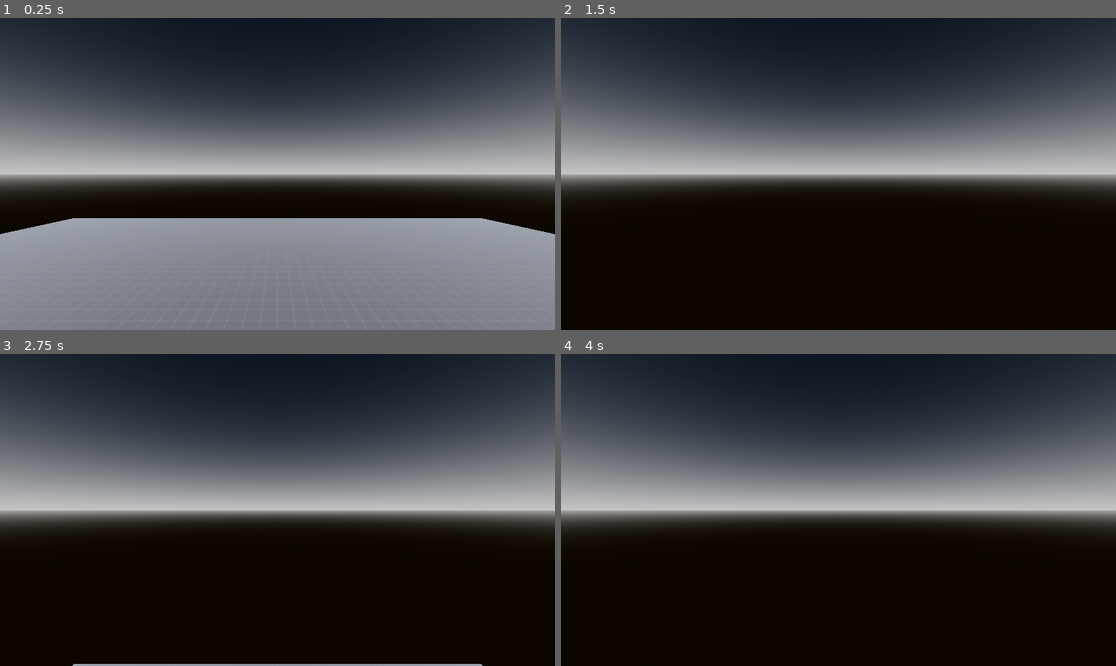
Above: before the commit, frames 1-4 (two rows, left to right).
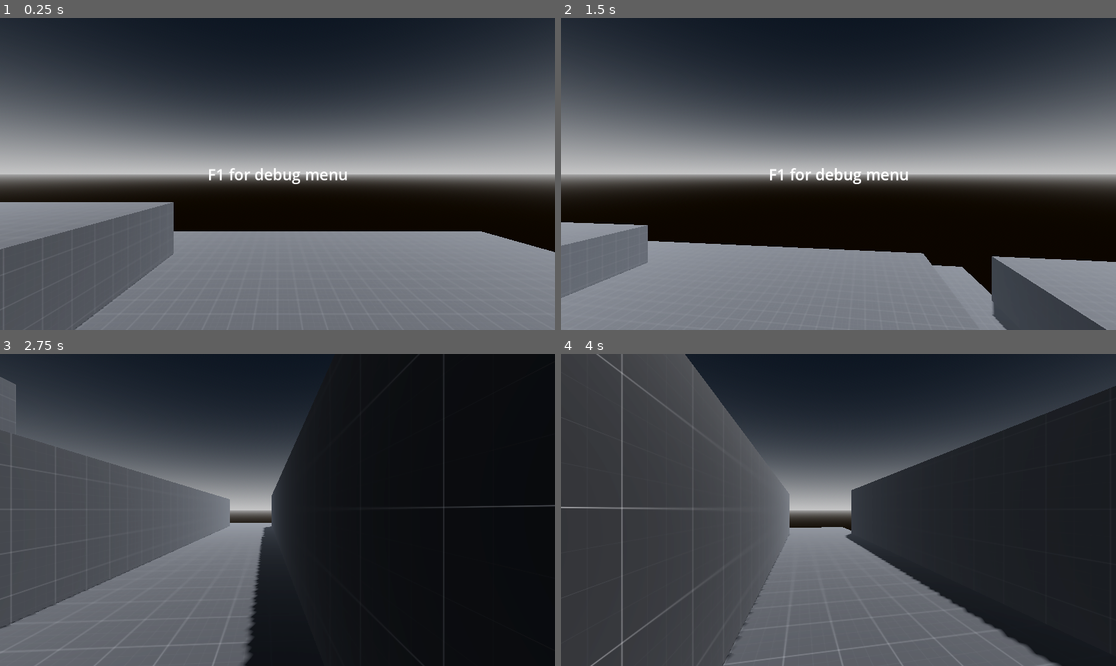
Above: after the commit, the same moments.

Repository: Azsxa10000/passy
Game: Godot game, scene res://World/sandbox.tscn
Same seed, same stepped clock (60 frames per second), same inputs: the game is played once before the commit and once after it.
Inputs (mouse positions are in pixels of both pictures, inside the frame that each line leads up to):
- Up to frame 1 (0.25 s): no input
- Up to frame 2 (1.5 s): move the mouse to (960, 158) at 0.52 s; hold D (move_right) 0.53-1.28 s; hold Shift (sprint) 0.53-1.28 s; click (960, 158) at 0.67 s; tap Space (jump) at 0.77, 0.8, 1.07, 1.35 s; move the mouse to (727, 189) at 1.27 s; hold S (move_backward) from 1.28 s (still down); click (727, 189) at 1.42 s
- Up to frame 3 (2.75 s): tap Space (jump) at 1.52, 1.82, 2.3 s; tap Shift (sprint) at 1.55 s; move the mouse to (333, 441) at 2.02 s; release S (move_backward) at 2.03 s; hold D (move_right) from 2.03 s (still down); hold Shift (sprint) from 2.03 s (still down); click (333, 441) at 2.17 s
- Up to frame 4 (4 s): move the mouse to (810, 572) at 2.77 s; release D (move_right) at 2.78 s; release Shift (sprint) at 2.78 s; hold W (move_forward) 2.78-3.53 s; tap Shift (sprint) at 2.85 s; click (810, 572) at 2.92 s; tap Space (jump) at 3.02, 3.32, 3.6, 3.77 s; move the mouse to (1005, 556) at 3.52 s; hold A (move_left) from 3.53 s (still down); click (1005, 556) at 3.67 s

The runs differ from the first frame. In frame 1, 14% of the frame differs, in the area x 0-100%, y 48-100%; in frame 2, 26%; in frame 3, 57%; in frame 4, 70%, in the area x 0-100%, y 0-100%.

Commit message:
Turn 1: Basic Character Controller Basic map basic mouse mode changing behavior on alt+tab, esc, or clicking onto window

Diff:
--- a/Characters/base_character_body.gd
+++ b/Characters/base_character_body.gd
@@ -1,3 +1,4 @@
+class_name BaseCharacter
 extends CharacterBody3D
 
 const _max_possible_velocity := Globals.max_possible_velocity ## Max possible velocity in meters per second
--- a/Characters/player_character.gd
+++ b/Characters/player_character.gd
@@ -1,8 +1,14 @@
-extends "res://Characters/base_character_body.gd"
+extends BaseCharacter
+# custom class_name from base_character.gd
+# all code from BaseCharacter and acts like all code was placed here
 
 @export var max_speed := 6.0
 @export var max_sprint_speed := 10.0
+@export var acceleration : float = 10.0 ##fraction of a second until max speed is reached
 
+
+# jump logic done by mimmicking irl phyiscs equations, no touchy unless you know what you're doing, just adjust these export
+# values ehre and dont touch anything else relatated to jump physics
 @export_category("jumps")
 @export var jump_height := 3.0 ## height in meters for character to jump
 @export var jump_peak_time:float ## time in seconds to reach peak of jump
@@ -15,7 +21,6 @@
 @onready var fall_gravity = (-2.0*jump_height) / pow(fall_time,2)
 @onready var fast_fall := false
 
-
 var can_double_jump:= true
 
 
@@ -25,14 +30,11 @@
 	elif can_double_jump: # not on floor but can double jump
 		can_double_jump = false
 		jump()
+
 func jump(): ## performs actual jump in physics
 	velocity.y = jump_velocity
 
-func _input(event: InputEvent) -> void:
-	if event.is_action_released("jump"):
-		fast_fall = true
-
-func get_grav() -> float:
+func get_grav() -> float: ## allows for different gravity during fall and jump
 	if velocity.y > 0 and not fast_fall:
 		return jump_gravity
 	else:
@@ -40,13 +42,25 @@
 
 
 
+func _input(event: InputEvent) -> void:
+	if event is InputEventMouseMotion:
+		var mouse_motion = event.relative
+		rotation_degrees.y -= event.relative.x * GameSettings.camera_sensivity
+	if event.is_action_released("jump") and velocity.y > 0:
+		fast_fall = true
+
+
+
 
 func _physics_process(delta: float) -> void:
 ############# Horizontal movement code
-	var input_dir : Vector2 = Input.get_vector("move_left","move_right","move_backward","move_backward")
-	var movement_dir : Vector3 = Vector3(input_dir.x, 0.0, input_dir.y)
+	var input_dir : Vector2 = Input.get_vector("move_left","move_right","move_forward","move_backward")
+	var movement_dir : Vector3 = Vector3(input_dir.x, 0.0, input_dir.y).rotated(Vector3.UP, rotation.y)
 
-
+	if Input.is_action_pressed("sprint") and input_dir.length() > 0:
+		velocity = velocity.lerp(Vector3(movement_dir.x * max_sprint_speed, velocity.y, movement_dir.z * max_sprint_speed),acceleration * delta)
+	else:
+		velocity = velocity.lerp(Vector3(movement_dir.x * max_speed, velocity.y, movement_dir.z * max_speed),acceleration * delta)
 
 ###########################
 
@@ -56,7 +70,7 @@
 		try_jump()
 
 	velocity.y += get_grav() * delta
-	print( velocity.length())
+
 
 	if is_on_floor(): ## jump code resetter
 		can_double_jump = true
@@ -70,6 +84,5 @@
 		_cap_velocity(delta)
 		# function cap_velocity() declared in base_character_body.gd
 		# allows for velocity capping and warning to be reused in different characters
-
 ####################################
 	move_and_slide() ## at bottom to allow for jump and movement code to be run at the same time and spot in code
--- a/Characters/player_character.tscn
+++ b/Characters/player_character.tscn
@@ -5,13 +5,16 @@
 
 [node name="PlayerCharacter" instance=ExtResource("1_4wfrc")]
 
-[node name="BaseCharacterBody" parent="." index="0"]
+[node name="BaseCharacterBody" parent="." index="0" groups=["PlayerCharacterBody"]]
 script = ExtResource("2_fg1pu")
 max_speed = 6.0
 max_sprint_speed = 10.0
+acceleration = 10.0
 jump_height = 3.0
-jump_peak_time = 0.2
-fall_time = 0.45
+jump_peak_time = 0.35
+fall_time = 0.3
 
-[node name="Camera3D" type="Camera3D" parent="BaseCharacterBody" index="2"]
+[node name="CameraRig" type="Node3D" parent="BaseCharacterBody" index="2"]
 transform = Transform3D(1, 0, 0, 0, 1, 0, 0, 0, 1, 0, 0.320212, 0)
+
+[node name="Camera3D" type="Camera3D" parent="BaseCharacterBody/CameraRig" index="0"]
--- /dev/null
+++ b/System/MouseCapturer.gd
@@ -0,0 +1,12 @@
+extends Node
+
+
+func _ready() -> void:
+	Input.mouse_mode = GameSettings.default_mouse_mode
+
+
+func _input(event: InputEvent) -> void:
+	if Input.mouse_mode == GameSettings.default_mouse_mode and event.is_action("alt_tab") or event.is_action("esc"):
+		Input.mouse_mode = Input.MOUSE_MODE_VISIBLE
+	if Input.mouse_mode == Input.MOUSE_MODE_VISIBLE and event is InputEventMouseButton:
+		Input.mouse_mode = GameSettings.default_mouse_mode
--- /dev/null
+++ b/System/debug.gd
@@ -0,0 +1,8 @@
+extends Node
+
+@onready var debug_menu : DebugMenu = get_tree().get_first_node_in_group("DebugMenu")
+
+
+func _input(event: InputEvent) -> void:
+	if event.is_action_pressed("debug_menu"):
+		debug_menu.visible = !debug_menu.visible
--- /dev/null
+++ b/System/game_settings.gd
@@ -0,0 +1,10 @@
+extends Node
+
+var camera_sensivity : float = 0.03 ## regular camera movement sensitivity
+var max_fps := 120
+
+@onready var default_mouse_mode : Input.MouseMode = Input.MOUSE_MODE_CAPTURED
+
+
+func _ready() -> void:
+	Engine.max_fps = max_fps
--- a/System/globals.gd
+++ b/System/globals.gd
@@ -1,3 +1,3 @@
 extends Node
 
-const max_possible_velocity := 1000.0 # max meters per second, multiply by delta
+const max_possible_velocity := 100.0 # max meters per frame for any BaseCharacterBody
--- /dev/null
+++ b/UI/debug_menu.gd
@@ -0,0 +1,18 @@
+class_name  DebugMenu
+extends Control
+
+@export var velocity_label : Label
+@onready var player_character : BaseCharacter = get_tree().get_first_node_in_group("PlayerCharacterBody")
+
+
+func update_velocity_label() -> void:
+	if player_character.is_node_ready():
+		velocity_label.text = str(
+		"velocity = ", player_character.velocity , "\n",
+		"length= ", player_character.velocity.length()
+)
+
+
+func _physics_process(delta: float) -> void:
+	if visible:
+		update_velocity_label()
--- /dev/null
+++ b/UI/debug_menu.tscn
@@ -0,0 +1,57 @@
+[gd_scene load_steps=3 format=3 uid="uid://c6jmea25tctnm"]
+
+[ext_resource type="Script" path="res://UI/debug_menu.gd" id="1_2ct3v"]
+
+[sub_resource type="LabelSettings" id="LabelSettings_6mjfh"]
+font_size = 24
+
+[node name="DebugMenu" type="Control" node_paths=PackedStringArray("velocity_label") groups=["DebugMenu"]]
+layout_mode = 3
+anchors_preset = 15
+anchor_right = 1.0
+anchor_bottom = 1.0
+grow_horizontal = 2
+grow_vertical = 2
+script = ExtResource("1_2ct3v")
+velocity_label = NodePath("Panel/VBoxContainer/Velocity")
+
+[node name="Panel" type="Panel" parent="."]
+layout_mode = 1
+anchors_preset = -1
+anchor_right = 1.0
+anchor_bottom = 1.0
+offset_left = 787.0
+offset_top = 15.0
+offset_right = -15.0
+offset_bottom = -303.0
+grow_horizontal = 2
+grow_vertical = 2
+
+[node name="VBoxContainer" type="VBoxContainer" parent="Panel"]
+layout_mode = 1
+anchors_preset = -1
+anchor_right = 1.0
+anchor_bottom = 1.0
+offset_left = 20.0
+offset_top = 10.0
+offset_right = -10.0
+offset_bottom = -10.0
+grow_horizontal = 2
+grow_vertical = 2
+
+[node name="Debug Menu" type="Label" parent="Panel/VBoxContainer"]
+layout_mode = 2
+text = "Debug Menu
+"
+label_settings = SubResource("LabelSettings_6mjfh")
+
+[node name="HSeparator2" type="HSeparator" parent="Panel/VBoxContainer"]
+layout_mode = 2
+
+[node name="Velocity" type="Label" parent="Panel/VBoxContainer"]
+layout_mode = 2
+text = "Velocity: ##.####
+Length: Vector3(##,##,##)"
+
+[node name="HSeparator" type="HSeparator" parent="Panel/VBoxContainer"]
+layout_mode = 2
--- /dev/null
+++ b/World/kill_floor.gd
@@ -0,0 +1,6 @@
+extends Area3D
+
+# temporily just changes position of character body to position of temp respawn point
+func _on_body_entered(body: Node3D) -> void:
+	if body in get_tree().get_nodes_in_group("PlayerCharacterBody"):
+		body.global_position = get_tree().get_first_node_in_group("RespawnPoint").global_position
--- a/World/sandbox.tscn
+++ b/World/sandbox.tscn
@@ -1,7 +1,50 @@
-[gd_scene load_steps=7 format=3 uid="uid://cxotw8dr4wc7k"]
+[gd_scene load_steps=14 format=3 uid="uid://cxotw8dr4wc7k"]
 
+[ext_resource type="PackedScene" uid="uid://c6jmea25tctnm" path="res://UI/debug_menu.tscn" id="1_6f4wk"]
 [ext_resource type="Texture2D" uid="uid://cnmmto0ya4mo3" path="res://prototype/kenney_prototype-textures/PNG/Dark/texture_01.png" id="1_lkil6"]
 [ext_resource type="PackedScene" uid="uid://d1x66e8s7vwp8" path="res://Characters/player_character.tscn" id="2_mnrcl"]
+[ext_resource type="Script" path="res://World/kill_floor.gd" id="3_j3le1"]
+
+[sub_resource type="Animation" id="Animation_xf6ks"]
+resource_name = "new_animation"
+length = 3.0
+step = 0.5
+tracks/0/type = "value"
+tracks/0/imported = false
+tracks/0/enabled = true
+tracks/0/path = NodePath("FadeTooltip/Label:modulate")
+tracks/0/interp = 2
+tracks/0/loop_wrap = true
+tracks/0/keys = {
+"times": PackedFloat32Array(0, 2, 3),
+"transitions": PackedFloat32Array(1, 0.217638, 1),
+"update": 0,
+"values": [Color(1, 1, 1, 1), Color(1, 1, 1, 1), Color(1, 1, 1, 0)]
+}
+
+[sub_resource type="Animation" id="Animation_gn31b"]
+length = 0.001
+tracks/0/type = "value"
+tracks/0/imported = false
+tracks/0/enabled = true
+tracks/0/path = NodePath("FadeTooltip/Label:modulate")
+tracks/0/interp = 1
+tracks/0/loop_wrap = true
+tracks/0/keys = {
+"times": PackedFloat32Array(0),
+"transitions": PackedFloat32Array(1),
+"update": 0,
+"values": [Color(1, 1, 1, 1)]
+}
+
+[sub_resource type="AnimationLibrary" id="AnimationLibrary_jgqvq"]
+_data = {
+"FadeTooltip": SubResource("Animation_xf6ks"),
+"RESET": SubResource("Animation_gn31b")
+}
+
+[sub_resource type="LabelSettings" id="LabelSettings_721gq"]
+font_size = 32
 
 [sub_resource type="ProceduralSkyMaterial" id="ProceduralSkyMaterial_tjgxp"]
 sky_top_color = Color(0.0515133, 0.0709212, 0.0979097, 1)
@@ -30,7 +73,38 @@
 albedo_texture = ExtResource("1_lkil6")
 uv1_triplanar = true
 
+[sub_resource type="BoxShape3D" id="BoxShape3D_t6l01"]
+size = Vector3(200, 1, 200)
+
 [node name="Sandbox" type="Node3D"]
+
+[node name="UI" type="CanvasLayer" parent="."]
+
+[node name="FadeTooltip" type="AnimationPlayer" parent="UI"]
+libraries = {
+"": SubResource("AnimationLibrary_jgqvq")
+}
+autoplay = "FadeTooltip"
+
+[node name="Label" type="Label" parent="UI/FadeTooltip"]
+anchors_preset = 8
+anchor_left = 0.5
+anchor_top = 0.5
+anchor_right = 0.5
+anchor_bottom = 0.5
+offset_left = -73.0
+offset_top = -11.5
+offset_right = 73.0
+offset_bottom = 11.5
+grow_horizontal = 2
+grow_vertical = 2
+size_flags_horizontal = 6
+size_flags_vertical = 6
+text = "F1 for debug menu"
+label_settings = SubResource("LabelSettings_721gq")
+
+[node name="DebugMenu" parent="UI" instance=ExtResource("1_6f4wk")]
+visible = false
 
 [node name="WorldEnvironment" type="WorldEnvironment" parent="."]
 environment = SubResource("Environment_ocpkl")
@@ -39,23 +113,86 @@
 transform = Transform3D(-0.866025, -0.433013, 0.25, 0, 0.5, 0.866025, -0.5, 0.75, -0.433013, 0, 0, 0)
 shadow_enabled = true
 
-[node name="CSGBox3D" type="CSGBox3D" parent="."]
-transform = Transform3D(1, 0, 0, 0, 1, 0, 0, 0, 1, 0, -0.5, 0)
+[node name="RespawnPoint" type="Node3D" parent="." groups=["RespawnPoint"]]
+transform = Transform3D(1, 0, 0, 0, 1, 0, 0, 0, 1, 0, 4.88483, 0)
+
+[node name="CSGCombiner3D" type="CSGCombiner3D" parent="."]
+transform = Transform3D(1, 0, 0, 0, 1, 0, 0, 0, 1, 0, -6.8833, 0)
 use_collision = true
-size = Vector3(40, 1, 40)
+
+[node name="CSGBox3D" type="CSGBox3D" parent="CSGCombiner3D"]
+use_collision = true
+size = Vector3(22, 13.7666, 22)
 material = SubResource("StandardMaterial3D_wqgba")
 
-[node name="CSGBox3D2" type="CSGBox3D" parent="."]
-transform = Transform3D(1, 0, 0, 0, 1, 0, 0, 0, 1, 7.2068, 1.5, 0)
+[node name="CSGBox3D2" type="CSGBox3D" parent="CSGCombiner3D"]
+transform = Transform3D(1, 0, 0, 0, 1, 0, 0, 0, 1, 17.8251, 5.61333, 0)
 use_collision = true
-size = Vector3(2, 3, 2)
+size = Vector3(6.75879, 3, 20.7695)
 material = SubResource("StandardMaterial3D_wqgba")
 
-[node name="CSGBox3D3" type="CSGBox3D" parent="."]
-transform = Transform3D(1, 0, 0, 0, 1, 0, 0, 0, 1, 7.2068, 1, 2)
+[node name="CSGBox3D3" type="CSGBox3D" parent="CSGCombiner3D"]
+transform = Transform3D(1, 0, 0, 0, 1, 0, 0, 0, 1, 7.2068, 7.8833, 2)
 use_collision = true
 size = Vector3(2, 2, 2)
 material = SubResource("StandardMaterial3D_wqgba")
 
+[node name="CSGBox3D4" type="CSGBox3D" parent="CSGCombiner3D"]
+transform = Transform3D(1, 0, 0, 0, 1, 0, 0, 0, 1, -5.04462, 8.62738, 5.22157)
+use_collision = true
+size = Vector3(2, 3.48816, 9.02942)
+material = SubResource("StandardMaterial3D_wqgba")
+
+[node name="CSGBox3D6" type="CSGBox3D" parent="CSGCombiner3D"]
+transform = Transform3D(1, 0, 0, 0, 1, 0, 0, 0, 1, 2.72662, 1.23796, 11.9956)
+use_collision = true
+size = Vector3(17.5425, 3.48816, 4.20917)
+material = SubResource("StandardMaterial3D_wqgba")
+
+[node name="CSGBox3D8" type="CSGBox3D" parent="CSGCombiner3D"]
+transform = Transform3D(1, 0, 0, 0, 1, 0, 0, 0, 1, 2.72662, 1.23796, 24.5896)
+use_collision = true
+size = Vector3(17.5425, 3.48816, 14.5768)
+material = SubResource("StandardMaterial3D_wqgba")
+
+[node name="CSGBox3D9" type="CSGBox3D" parent="CSGCombiner3D"]
+transform = Transform3D(1, 0, 0, 0, 1, 0, 0, 0, 1, -13.2283, 2.72844, 19.2407)
+use_collision = true
+size = Vector3(8.94824, 3.48816, 8.05583)
+material = SubResource("StandardMaterial3D_wqgba")
+
+[node name="CSGBox3D10" type="CSGBox3D" parent="CSGCombiner3D"]
+transform = Transform3D(1, 0, 0, 0, 1, 0, 0, 0, 1, -23.8233, 4.49746, 12.4792)
+use_collision = true
+size = Vector3(5.60254, 1.85132, 5.2561)
+material = SubResource("StandardMaterial3D_wqgba")
+
+[node name="CSGBox3D11" type="CSGBox3D" parent="CSGCombiner3D"]
+transform = Transform3D(1, 0, 0, 0, 1, 0, 0, 0, 1, -20.0194, 4.49746, 4.76285)
+use_collision = true
+size = Vector3(5.60254, 1.85132, 5.2561)
+material = SubResource("StandardMaterial3D_wqgba")
+
+[node name="CSGBox3D7" type="CSGBox3D" parent="CSGCombiner3D"]
+transform = Transform3D(1, 0, 0, 0, 1, 0, 0, 0, 1, 9.45707, 3.5775, -0.229943)
+use_collision = true
+size = Vector3(10.6863, 2.1889, 28.6591)
+material = SubResource("StandardMaterial3D_wqgba")
+
+[node name="CSGBox3D5" type="CSGBox3D" parent="CSGCombiner3D"]
+transform = Transform3D(1, 0, 0, 0, 1, 0, 0, 0, 1, -8.10248, 7.23145, -4.96735)
+use_collision = true
+size = Vector3(8.11572, 3.30371, 5.87305)
+material = SubResource("StandardMaterial3D_wqgba")
+
+[node name="KillFloor" type="Area3D" parent="."]
+transform = Transform3D(1, 0, 0, 0, 1, 0, 0, 0, 1, -8.10248, -32.6519, -4.96735)
+script = ExtResource("3_j3le1")
+
+[node name="CollisionShape3D" type="CollisionShape3D" parent="KillFloor"]
+shape = SubResource("BoxShape3D_t6l01")
+
 [node name="PlayerCharacter" parent="." instance=ExtResource("2_mnrcl")]
 transform = Transform3D(1, 0, 0, 0, 1, 0, 0, 0, 1, 0, 4, 0)
+
+[connection signal="body_entered" from="KillFloor" to="KillFloor" method="_on_body_entered"]
--- a/project.godot
+++ b/project.godot
@@ -18,6 +18,13 @@
 [autoload]
 
 Globals="*res://System/globals.gd"
+Debug="*res://System/debug.gd"
+GameSettings="*res://System/game_settings.gd"
+MouseCapturer="*res://System/MouseCapturer.gd"
+
+[global_group]
+
+DebugMenu=""
 
 [input]
 
@@ -56,3 +63,18 @@
 "events": [Object(InputEventKey,"resource_local_to_scene":false,"resource_name":"","device":-1,"window_id":0,"alt_press …(195 unchanged characters)…
 ]
 }
+debug_menu={
+"deadzone": 0.5,
+"events": [Object(InputEventKey,"resource_local_to_scene":false,"resource_name":"","device":-1,"window_id":0,"alt_pressed":false,"shift_pressed":false,"ctrl_pressed":false,"meta_pressed":false,"pressed":false,"keycode":0,"physical_keycode":4194332,"key_label":0,"unicode":0,"location":0,"echo":false,"script":null)
+]
+}
+esc={
+"deadzone": 0.5,
+"events": [Object(InputEventKey,"resource_local_to_scene":false,"resource_name":"","device":-1,"window_id":0,"alt_pressed":false,"shift_pressed":false,"ctrl_pressed":false,"meta_pressed":false,"pressed":false,"keycode":0,"physical_keycode":4194305,"key_label":0,"unicode":0,"location":0,"echo":false,"script":null)
+]
+}
+alt_tab={
+"deadzone": 0.5,
+"events": [Object(InputEventKey,"resource_local_to_scene":false,"resource_name":"","device":-1,"window_id":0,"alt_pressed":true,"shift_pressed":false,"ctrl_pressed":false,"meta_pressed":false,"pressed":false,"keycode":0,"physical_keycode":4194306,"key_label":0,"unicode":0,"location":0,"echo":false,"script":null)
+]
+}
